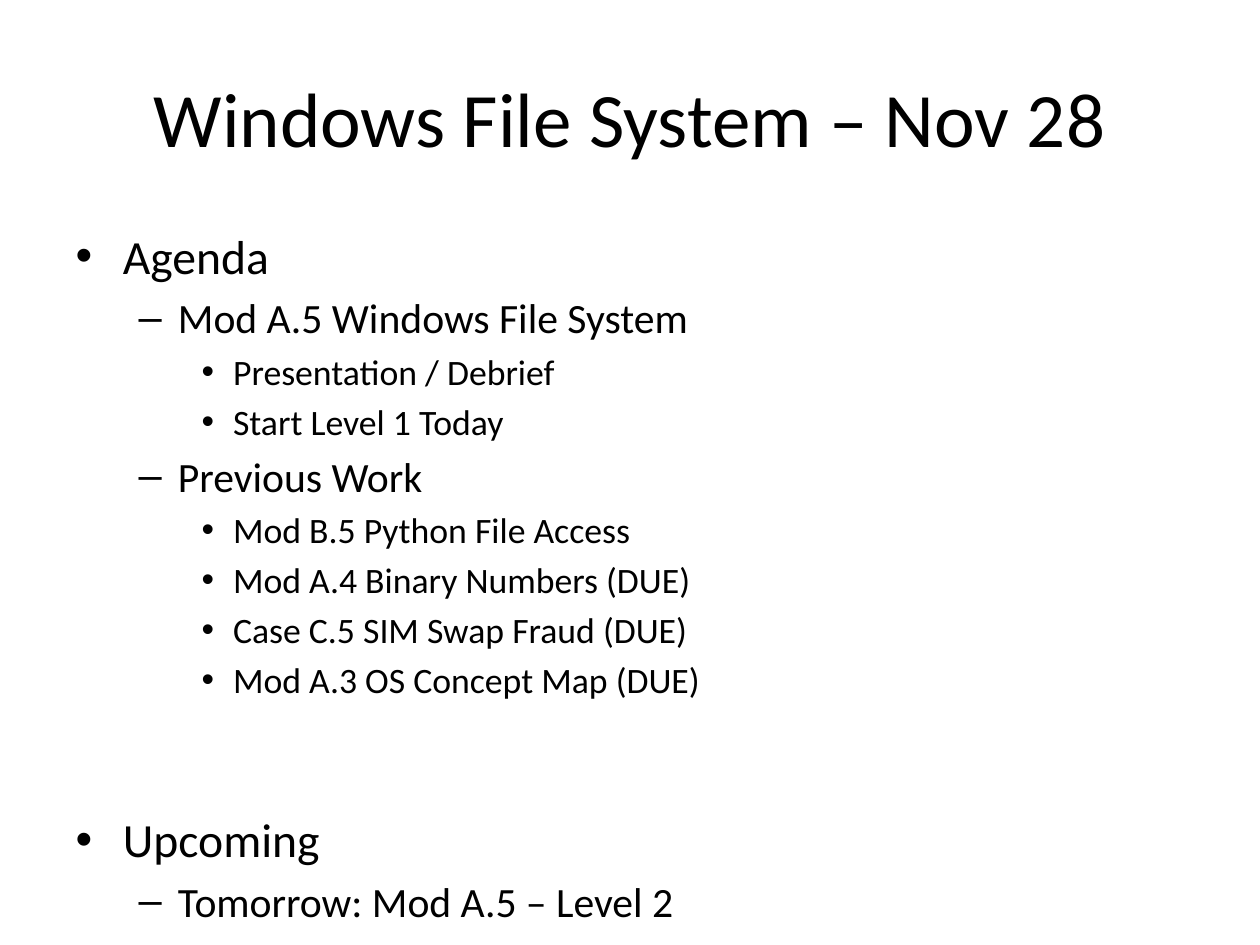
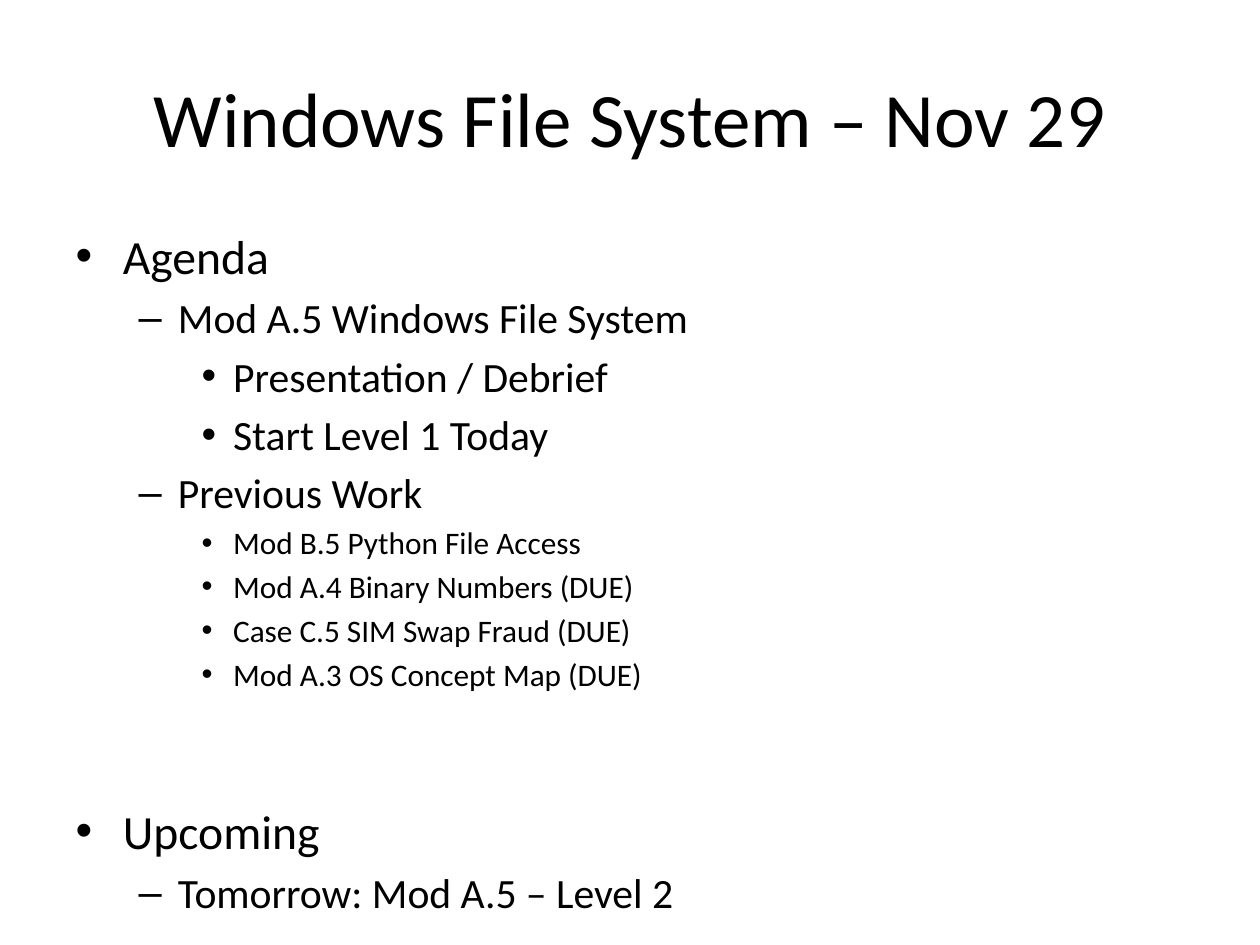
Before and after one commit to optimalcore/ICS2O0, a slide deck: slide 1 of Daily Agendas/Day13.4_WindowsFileSystem.pptx. Drawn at 1260x945 pixels with LibreOffice and Linux fonts; fonts in the diff are those of the drawing. Boxes give left, top, right and bottom in pixels: in the first picture for what was removed or moved away, otherwise in the second. Text is boxed around its words. In the diff, an @@ line names an element or a change of style, - is before the commit and + after.

```diff
--- a/Daily Agendas/Day13.4_WindowsFileSystem.pptx
+++ b/Daily Agendas/Day13.4_WindowsFileSystem.pptx
@@ title at box(154, 93, 1105, 160): text changed @@
-Windows File System – Nov 28
+Windows File System – Nov 29
@@ text at box(233, 363, 641, 691): size 20.4 to 23.8 pt in "Presentation / Debrief", "Start Level 1 Today"; size 20.4 to 17.9 pt in "Mod B.5 Python File Access", "Mod A.4 Binary Numbers (DUE)", "Case C.5 SIM Swap Fraud (DUE)", "Mod A.3 OS Concept Map (DUE)" @@
```
Also in this commit, not shown: 3 slides added, 4 other files.
